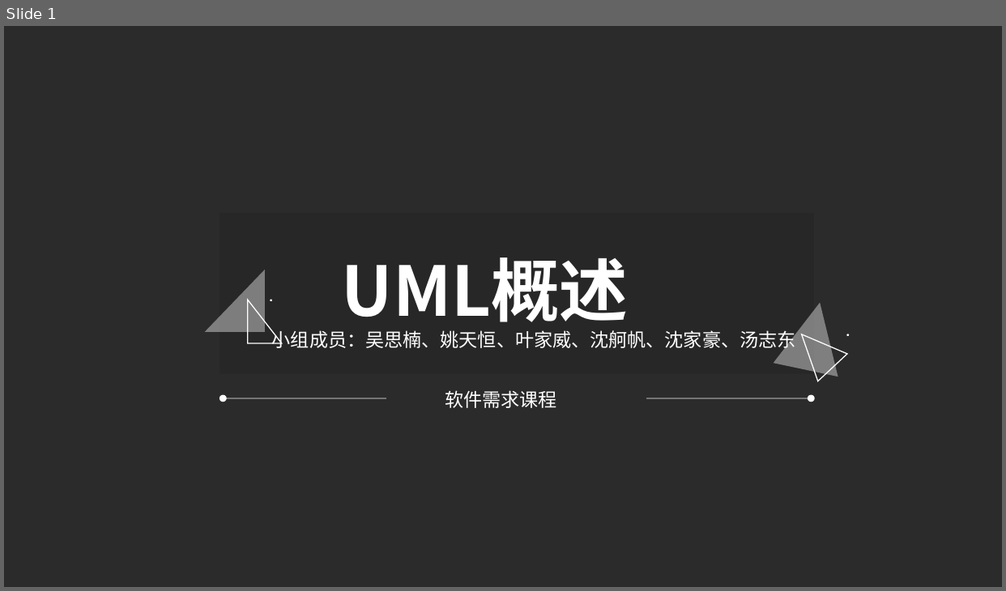
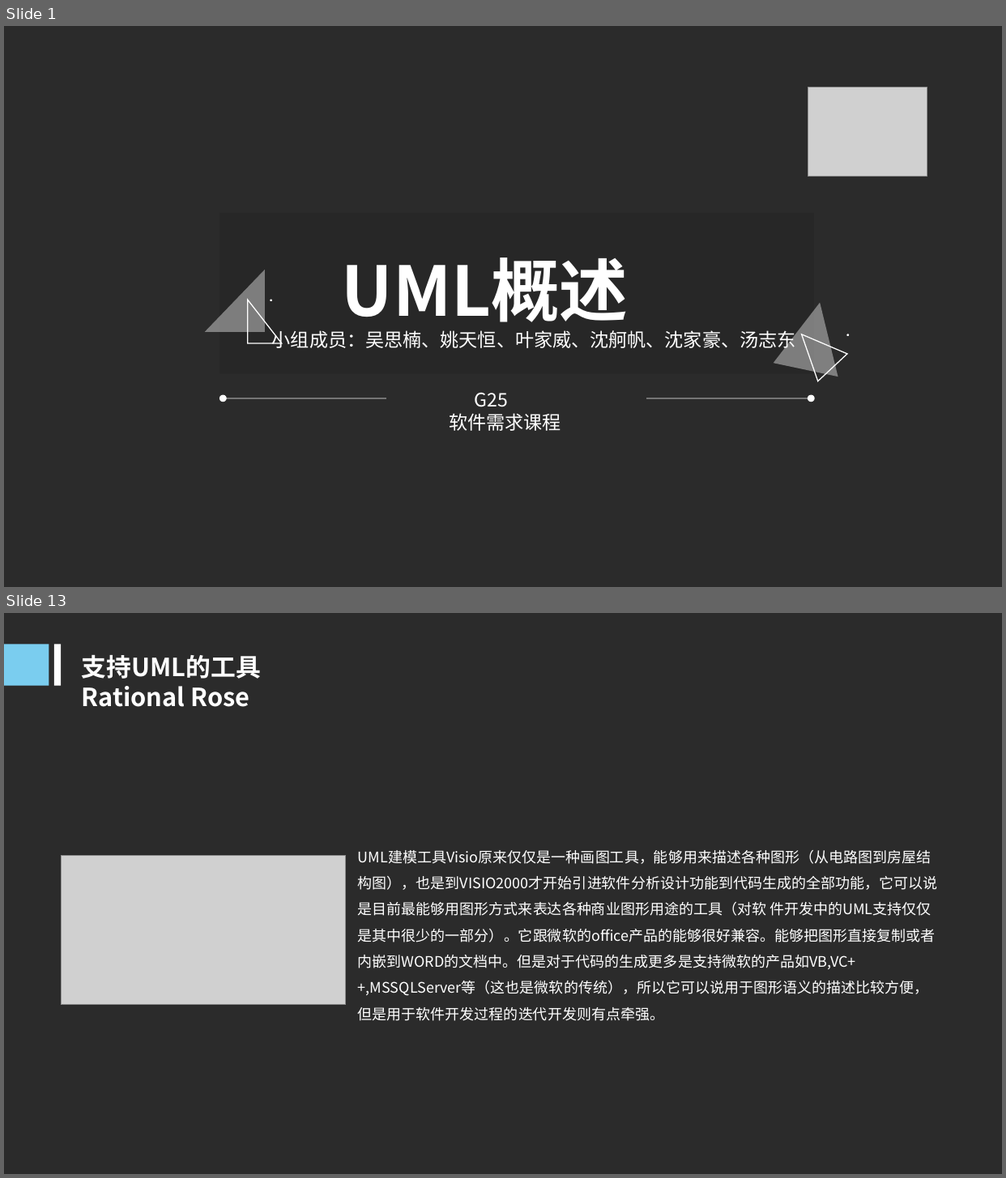
Before and after one commit to woncat/PRD2017, a slide deck: UML概述(部分）.ppt. Shown one above the other, each under a label of ours: slide 1 before the commit, slides 1 and 13 after it; the slides between them are not shown. The pictures are 1006x591 and 1006x1178 pixels, drawn with LibreOffice and Linux fonts; fonts in the diff are those of the drawing; grey boxes stand for pictures; background and template pictures are left out; a plain dark background stands for a picture behind light text. Boxes give left, top, right and bottom in pixels: in the first picture for what was removed or moved away, otherwise in the second. Text is boxed around its words. In the diff, an @@ line names an element or a change of style, - is before the commit and + after.

```diff
--- a/UML概述(部分）.ppt
+++ b/UML概述(部分）.ppt
@@ slide 13 added at (4, 613, 1002, 1174), background picture (left out) @@
@@ rectangle added at (4, 645, 49, 686), fill #7ACDEF @@
@@ rectangle added at (54, 645, 61, 686), fill #FFFFFF @@
@@ text added at (82, 655, 261, 707), 24 pt, text #FFFFFF, bold @@
+支持UML的工具 Rational Rose
@@ picture added at (61, 855, 346, 1004) @@
@@ text added at (358, 850, 937, 1021), 14 pt, text #FFFFFF @@
+UML建模工具Visio原来仅仅是一种画图工具，能够用来描述各种图形（从电路图到房屋结构图），也是到VISIO2000才开始引进软件分析设计功能到代码生成的全部功能，它可以说是目前最能够用图形方式来表达各种商业图形用途的工具（对软 件开发中的UML支持仅仅是其中很少的一部分）。它跟微软的office产品的能够很好兼容。能够把图形直接复制或者内嵌到WORD的文档中。但是对于代码的生成更多是支持微软的产品如VB,VC++,MSSQLServer等（这也是微软的传统），所以它可以说用于图形语义的描述比较方便，但是用于软件开发过程的迭代开发则有点牵强。
@@ slide 1 changed as well @@
@@ picture added at (808, 88, 927, 177) @@
@@ text at (474, 393, 508, 408): paragraph added @@
+G25
```
Also in this commit, not shown: 1 other slide changed, 13 other slides added, 10 slides removed.
